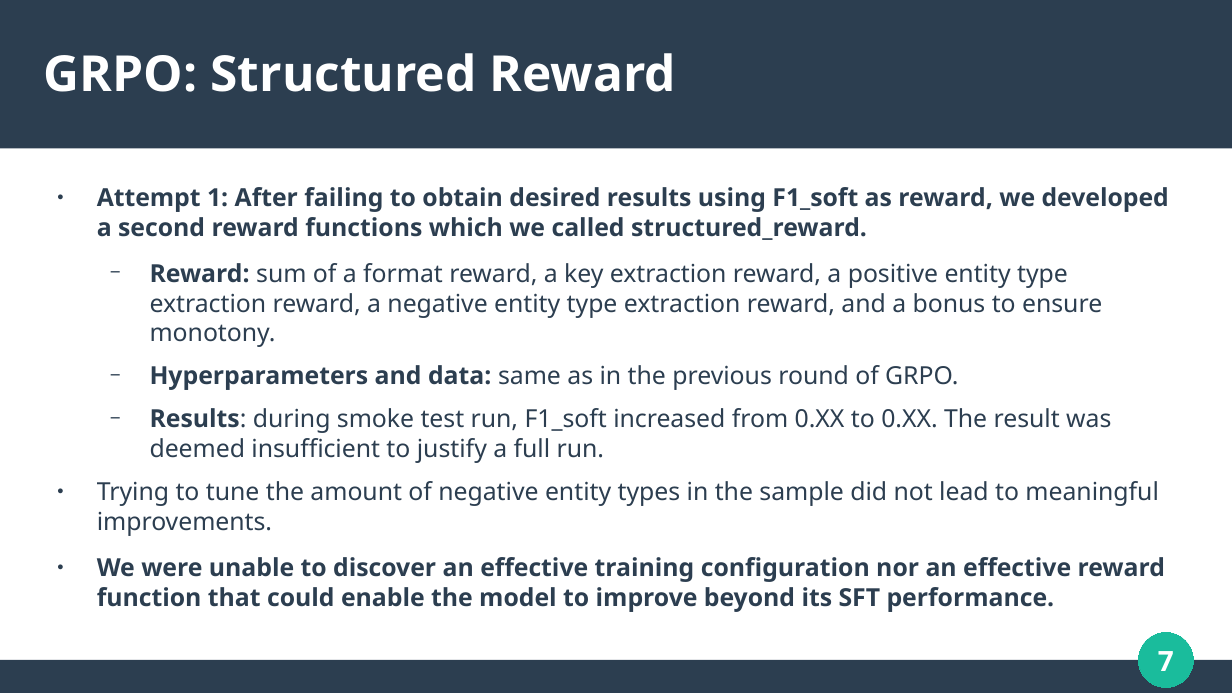
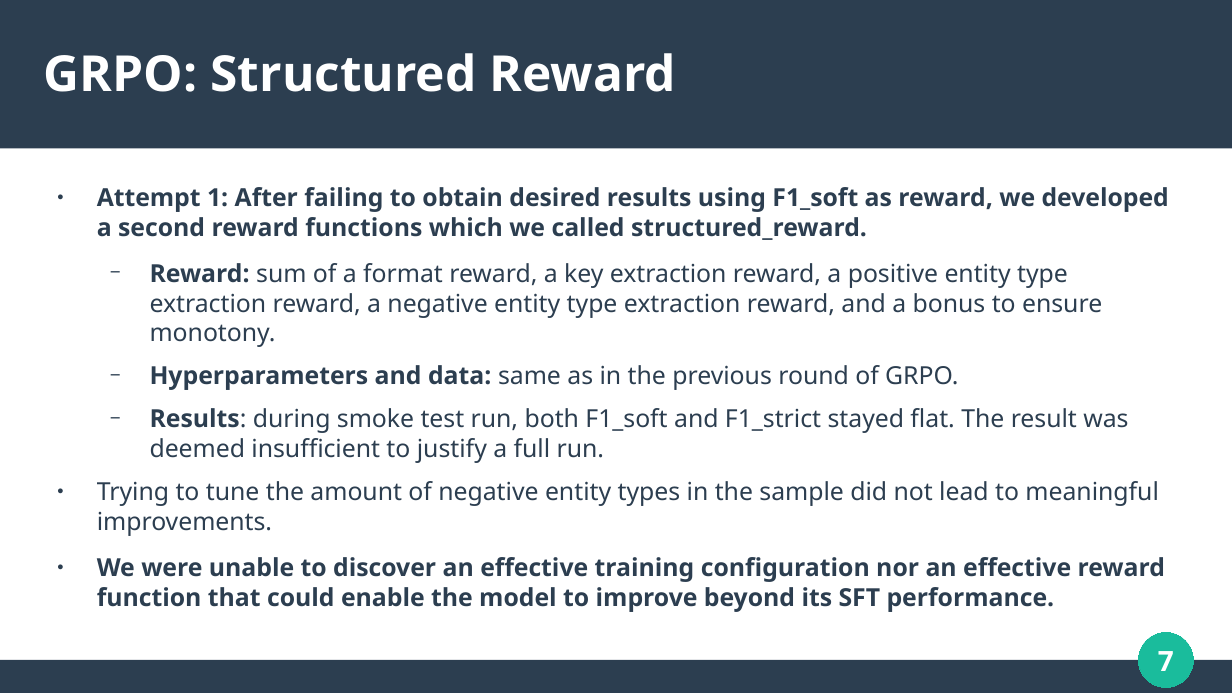
Before and after one commit to francescoriccardocrescenzi/UniversalMedNER, a slide deck: slide 7 of Presentation/Presentation.odp. Drawn at 1232x693 pixels with LibreOffice and Linux fonts; fonts in the diff are those of the drawing. Boxes give left, top, right and bottom in pixels: in the first picture for what was removed or moved away, otherwise in the second. Text is boxed around its words. In the diff, an @@ line names an element or a change of style, - is before the commit and + after.

Commit message:
Added final results

```diff
--- a/Presentation/Presentation.odp
+++ b/Presentation/Presentation.odp
@@ text at (150,408,1128,463): text changed @@
-  − Results: during smoke test run, F1_soft increased from 0.XX to 0.XX. The result was deemed insufficient to justify a full run.
+  − Results: during smoke test run, both F1_soft and F1_strict stayed flat. The result was deemed insufficient to justify a full run.
```
Also in this commit, not shown: 4 other slides changed, 1 other file.
